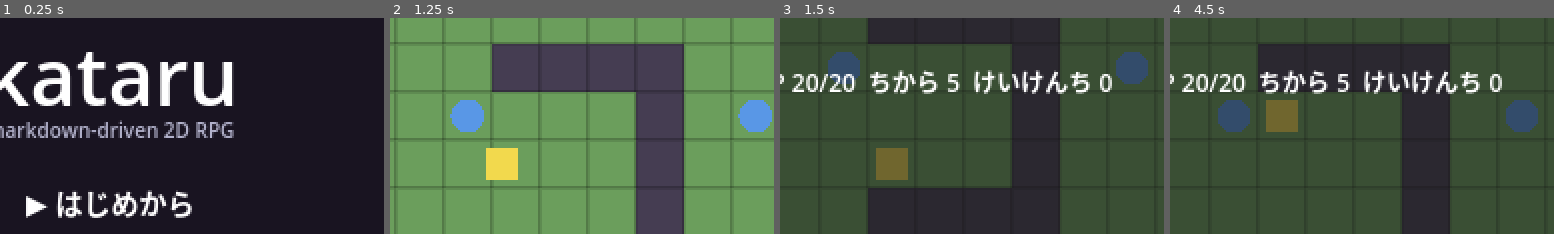
Above: before the commit, frames 1-4 (left to right).
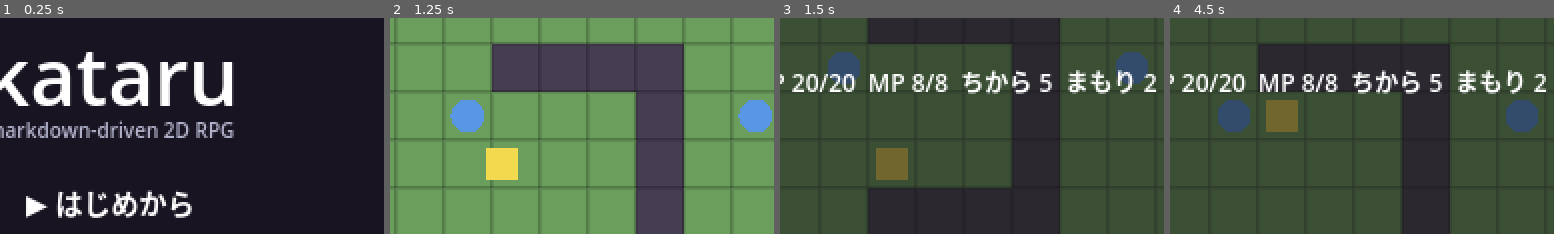
Above: after the commit, the same moments.

Repository: dobachi/kataru
Game: Godot game, scene res://src/game/Title.tscn
Same seed, same stepped clock (60 frames per second), same inputs: the game is played once before the commit and once after it.
Inputs:
- Up to frame 1 (0.25 s): no input
- Up to frame 2 (1.25 s): tap Enter (ui_accept) at 0.5 s; hold Right (ui_right) from 0.53 s (still down); hold Enter (ui_accept) from 0.53 s (still down)
- Up to frame 3 (1.5 s): release Right (ui_right) at 1.28 s; release Enter (ui_accept) at 1.28 s; hold Down (ui_down) from 1.28 s (still down); tap I at 1.35 s
- Up to frame 4 (4.5 s): tap Enter (ui_accept) at 1.52, 1.55, 1.82, 2, 3.02, 3.05, 3.32, 3.5 s; release Down (ui_down) at 2.03 s; hold Right (ui_right) 2.03-2.78 s; hold Enter (ui_accept) 2.03-2.78 s; hold Up (ui_up) 2.78-3.53 s; tap I at 2.85, 4.35 s; hold Enter (ui_accept) 3.53-4.28 s; hold Left (ui_left) from 3.53 s (still down)
The pictures show only the part of the screen within x 35-85%, y 16-66%; the shares and areas given below are measured in that part.

Frames 1-2 are identical in both runs. In frame 3, 4.5% of the frame differs, in the area x 23-98%, y 24-36%; in frame 4, 4.5%.

Commit message:
S5: 防御・MP（基礎）
- キャラ/敵に def、キャラに mp/max_mp と def_growth/mp_growth（キャラ別）
- 戦闘ダメージ = max(1, atk - 相手def)。戦闘画面にMP表示
- レベルアップで def/max_mp 上昇、HP/MP全回復
- 「もちもの」のステータスに MP/まもり を追加
- ダメージ計算・被ダメ・LvUp上昇をヘッドレスで検証(PASS)

関連: #33

Diff:
--- a/data/characters/hero.json
+++ b/data/characters/hero.json
@@ -3,8 +3,12 @@
   "name": "主人公",
   "hp": 20,
   "atk": 5,
+  "def": 2,
+  "mp": 8,
   "exp_base": 10,
   "exp_growth": 10,
   "hp_growth": 5,
-  "atk_growth": 1
+  "atk_growth": 1,
+  "def_growth": 1,
+  "mp_growth": 2
 }
--- a/data/characters/knight.json
+++ b/data/characters/knight.json
@@ -3,8 +3,12 @@
   "name": "騎士",
   "hp": 30,
   "atk": 4,
+  "def": 4,
+  "mp": 2,
   "exp_base": 15,
   "exp_growth": 12,
   "hp_growth": 8,
-  "atk_growth": 1
+  "atk_growth": 1,
+  "def_growth": 2,
+  "mp_growth": 1
 }
--- a/data/enemies/slime.json
+++ b/data/enemies/slime.json
@@ -3,5 +3,6 @@
   "name": "スライム",
   "hp": 8,
   "atk": 3,
+  "def": 1,
   "exp": 5
 }
--- a/src/core/battle_screen.gd
+++ b/src/core/battle_screen.gd
@@ -11,9 +11,13 @@
 var _php := 0
 var _pmax := 0
 var _patk := 0
+var _pdef := 0
+var _pmp := 0
+var _pmmp := 0
 var _ehp := 0
 var _emax := 0
 var _eatk := 1
+var _edef := 0
 var _eexp := 0
 var _ename := ""
 
@@ -62,9 +66,13 @@
 	_php = int(stats.get("hp", 1))
 	_pmax = int(stats.get("max_hp", _php))
 	_patk = int(stats.get("atk", 1))
+	_pdef = int(stats.get("def", 0))
+	_pmp = int(stats.get("mp", 0))
+	_pmmp = int(stats.get("max_mp", 0))
 	_ehp = int(enemy.get("hp", 1))
 	_emax = _ehp
 	_eatk = int(enemy.get("atk", 1))
+	_edef = int(enemy.get("def", 0))
 	_eexp = int(enemy.get("exp", 0))
 	_ename = str(enemy.get("name", "てき"))
 	_sel = 0
@@ -74,7 +82,7 @@
 	_show_messages(["%s が あらわれた！" % _ename], "command")
 
 func _update_info() -> void:
-	_info.text = "%s    HP %d/%d\nあなた    HP %d/%d" % [_ename, _ehp, _emax, _php, _pmax]
+	_info.text = "%s    HP %d/%d\nあなた    HP %d/%d   MP %d/%d" % [_ename, _ehp, _emax, _php, _pmax, _pmp, _pmmp]
 
 func _render_menu() -> void:
 	var t := ""
@@ -108,9 +116,10 @@
 		_show_messages(["%s は にげだした！" % "あなた"], "escape")
 		return
 	# たたかう
-	_ehp = max(0, _ehp - _patk)
+	var dmg: int = max(1, _patk - _edef)
+	_ehp = max(0, _ehp - dmg)
 	_update_info()
-	var msgs := ["%s に %d の ダメージ！" % [_ename, _patk]]
+	var msgs := ["%s に %d の ダメージ！" % [_ename, dmg]]
 	if _ehp <= 0:
 		msgs.append("%s を たおした！" % _ename)
 		if _eexp > 0:
@@ -133,9 +142,10 @@
 			_msg.text = "どうする？"
 			_render_menu()
 		"enemy":
-			_php = max(0, _php - _eatk)
+			var dmg: int = max(1, _eatk - _pdef)
+			_php = max(0, _php - dmg)
 			_update_info()
-			var msgs := ["%s の こうげき！ %d の ダメージ！" % [_ename, _eatk]]
+			var msgs := ["%s の こうげき！ %d の ダメージ！" % [_ename, dmg]]
 			if _php <= 0:
 				msgs.append("あなたは ちからつきた……")
 				_show_messages(msgs, "lose")
--- a/src/core/character_loader.gd
+++ b/src/core/character_loader.gd
@@ -16,6 +16,7 @@
 ## キャラクター定義から、実行用ステータス（level/exp 等を含む）を作る。
 static func make_stats(c: Dictionary) -> Dictionary:
 	var max_hp := int(c.get("hp", 20))
+	var max_mp := int(c.get("mp", 5))
 	return {
 		"char": str(c.get("id", "")),
 		"name": str(c.get("name", "あなた")),
@@ -23,9 +24,14 @@
 		"exp": 0,
 		"hp": max_hp,
 		"max_hp": max_hp,
+		"mp": max_mp,
+		"max_mp": max_mp,
 		"atk": int(c.get("atk", 5)),
+		"def": int(c.get("def", 1)),
 		"exp_base": int(c.get("exp_base", 10)),
 		"exp_growth": int(c.get("exp_growth", 10)),
 		"hp_growth": int(c.get("hp_growth", 5)),
 		"atk_growth": int(c.get("atk_growth", 1)),
+		"def_growth": int(c.get("def_growth", 0)),
+		"mp_growth": int(c.get("mp_growth", 2)),
 	}
--- a/src/game/Main.gd
+++ b/src/game/Main.gd
@@ -24,8 +24,10 @@
 var _talking_npc: Npc = null      # 直近に話しかけた相手（戦闘勝利時に除去）
 
 const DEFAULT_STATS := {
-	"name": "あなた", "level": 1, "exp": 0, "hp": 20, "max_hp": 20, "atk": 5,
+	"name": "あなた", "level": 1, "exp": 0, "hp": 20, "max_hp": 20,
+	"mp": 5, "max_mp": 5, "atk": 5, "def": 1,
 	"exp_base": 10, "exp_growth": 10, "hp_growth": 5, "atk_growth": 1,
+	"def_growth": 0, "mp_growth": 2,
 }
 
 func _ready() -> void:
@@ -228,7 +230,10 @@
 		m["level"] = int(m.get("level", 1)) + 1
 		m["max_hp"] = int(m.get("max_hp", 1)) + int(m.get("hp_growth", 5))
 		m["atk"] = int(m.get("atk", 1)) + int(m.get("atk_growth", 1))
+		m["def"] = int(m.get("def", 0)) + int(m.get("def_growth", 0))
+		m["max_mp"] = int(m.get("max_mp", 0)) + int(m.get("mp_growth", 0))
 		m["hp"] = int(m["max_hp"])
+		m["mp"] = int(m["max_mp"])
 		leveled += 1
 	return leveled
 
@@ -254,9 +259,10 @@
 		entries.append("%s — %s" % [str(item.get("name", id)), desc] if desc != "" else str(item.get("name", id)))
 	var lines: Array = []
 	for m in _party:
-		lines.append("%s  Lv%d  HP %d/%d  ちから %d  けいけんち %d" % [
+		lines.append("%s  Lv%d  HP %d/%d  MP %d/%d  ちから %d  まもり %d" % [
 			str(m.get("name", "")), int(m.get("level", 1)), int(m.get("hp", 0)),
-			int(m.get("max_hp", 0)), int(m.get("atk", 0)), int(m.get("exp", 0)),
+			int(m.get("max_hp", 0)), int(m.get("mp", 0)), int(m.get("max_mp", 0)),
+			int(m.get("atk", 0)), int(m.get("def", 0)),
 		])
 	_inv_box.open(entries, "\n".join(PackedStringArray(lines)))
 	_player.input_locked = true
Not shown, changed: docs/scenario-schema.md
Not shown, changed: scenario/characters/hero.md
Not shown, changed: scenario/characters/knight.md
Not shown, changed: scenario/enemies/slime.md
Not shown, changed: tools/charfmt.py
Not shown, changed: tools/enemyfmt.py
